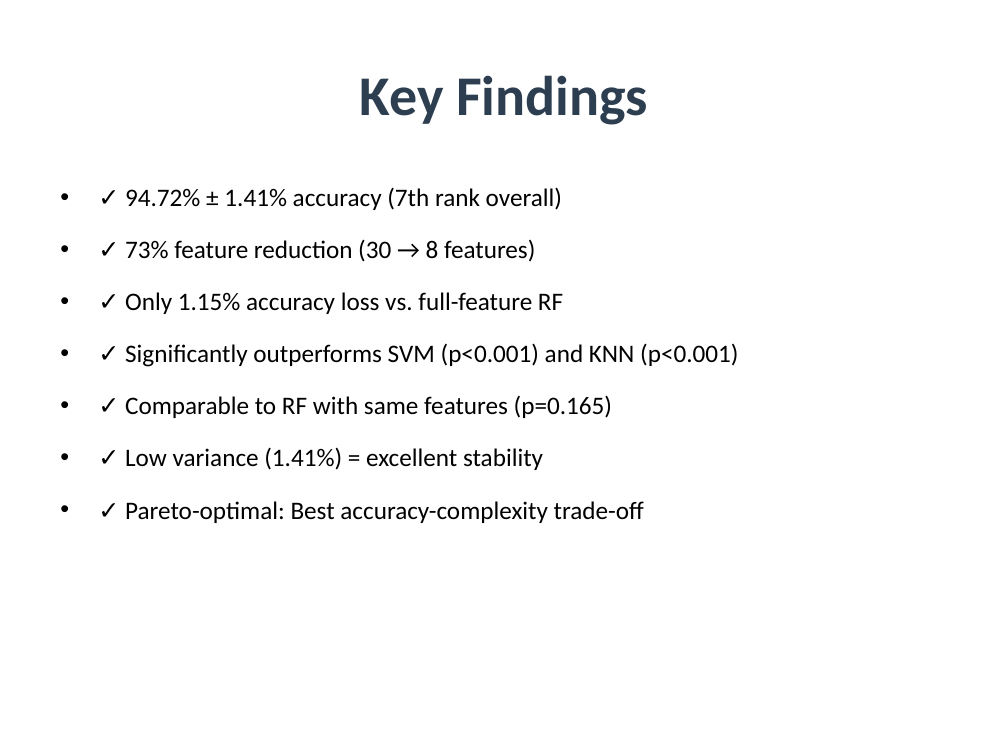
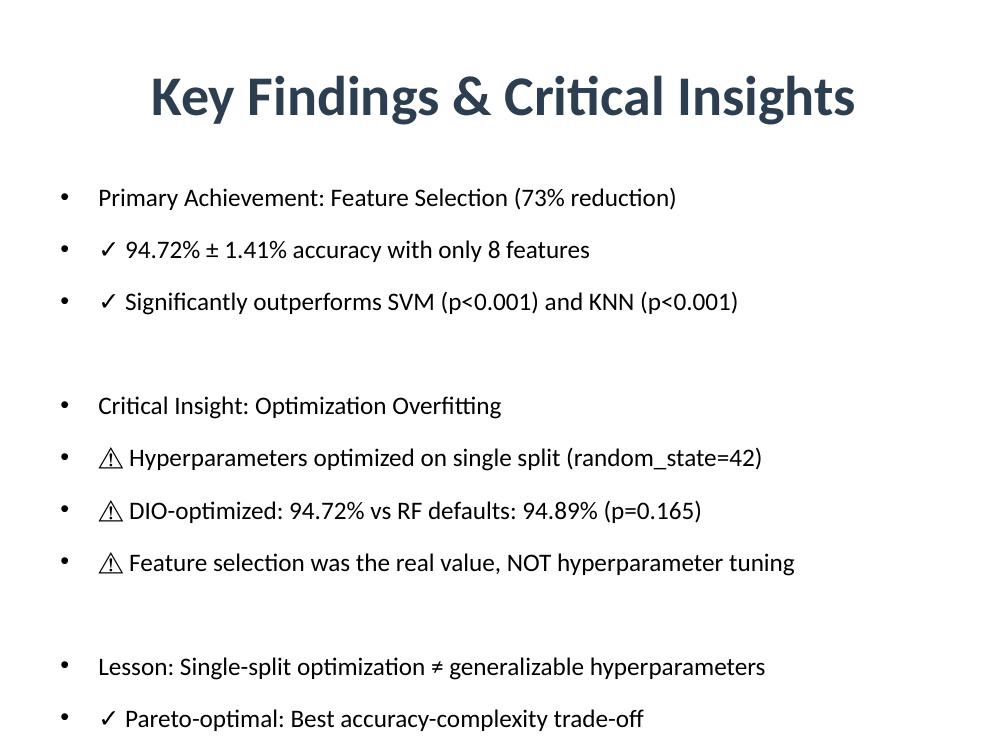
Before and after one commit to amine-dubs/dio-optimization, a slide deck: slide 13 of Presentation/DIO_Research_Presentation.pptx. Drawn at 1008x756 pixels with LibreOffice and Linux fonts; fonts in the diff are those of the drawing. Boxes give left, top, right and bottom in pixels: in the first picture for what was removed or moved away, otherwise in the second. Text is boxed around its words. In the diff, an @@ line names an element or a change of style, - is before the commit and + after.

Commit message:
Add optimization overfitting analysis to report and presentation
- Updated report.tex with new section explaining why DIO-optimized hyperparameters performed worse than defaults
- Identified root cause: single-split optimization (random_state=42) led to meta-overfitting
- Key insight: Feature selection (73% reduction) was the real contribution, NOT hyperparameter tuning
- Updated presentation slides to reflect this critical finding
- Moved CV recommendation to #1 priority in future work
- Enhanced limitations section with detailed explanation of optimization overfitting
- This is scientifically valuable finding - demonstrates importance of CV during optimization

```diff
--- a/Presentation/DIO_Research_Presentation.pptx
+++ b/Presentation/DIO_Research_Presentation.pptx
@@ title at (152, 75, 856, 125): text changed @@
-Key Findings
+Key Findings & Critical Insights
@@ text at (98, 187, 677, 262): text changed @@
-• ✓ 94.72% ± 1.41% accuracy (7th rank overall)
-• ✓ 73% feature reduction (30 → 8 features)
-• ✓ Only 1.15% accuracy loss vs. full-feature RF
+• Primary Achievement: Feature Selection (73% reduction)
+• ✓ 94.72% ± 1.41% accuracy with only 8 features
@@ text at (98, 396, 795, 680): text changed @@
-• ✓ Comparable to RF with same features (p=0.165)
-• ✓ Low variance (1.41%) = excellent stability
+• Critical Insight: Optimization Overfitting
+• ⚠ Hyperparameters optimized on single split (random_state=42)
+• ⚠ DIO-optimized: 94.72% vs RF defaults: 94.89% (p=0.165)
+• ⚠ Feature selection was the real value, NOT hyperparameter tuning
+• Lesson: Single-split optimization ≠ generalizable hyperparameters
```
Also in this commit, not shown: 8 other slides changed, 1 slide added, 1 slide removed, 3 other files.
